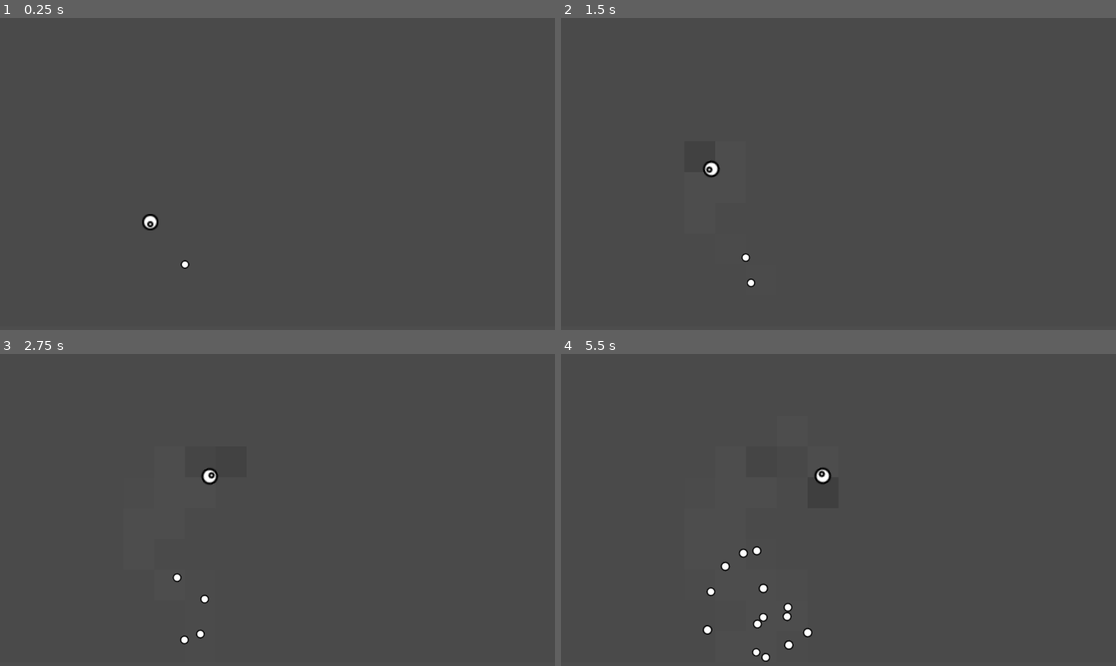
Above: before the commit, frames 1-4 (two rows, left to right).
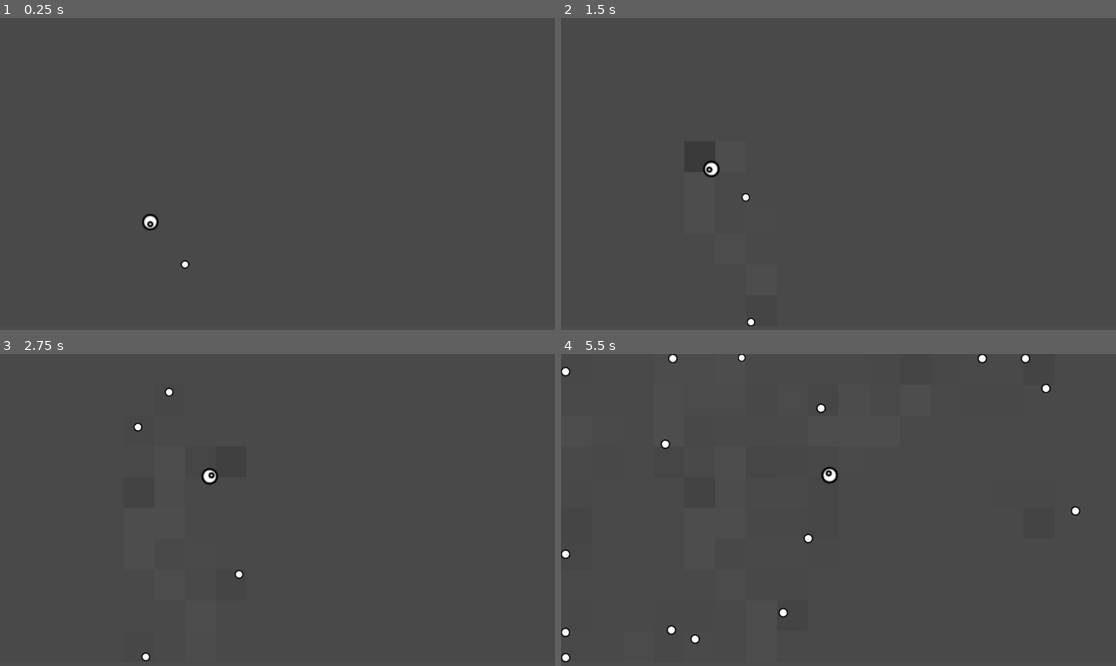
Above: after the commit, the same moments.

Repository: hevesg/bacteria
Game: Godot game, scene res://scenes/game/game.tscn
Two runs of this game, one before a commit and one after it. Both use one fixed random seed, a clock stepped at 60 frames per second and the inputs below.
Inputs:
- Up to frame 1 (0.25 s): no input
- Up to frame 2 (1.5 s): tap Enter at 0.5 s
- Up to frame 3 (2.75 s): no input
- Up to frame 4 (5.5 s): no input

The runs differ from the first frame. In frame 2, 0.1% of the frame differs, in the area x 32-36%, y 56-99%; in frame 3, 0.3%; in frame 4, 1.3%, in the area x 0-94%, y 0-99%.

Commit message:
refactor to organism

Diff:
--- a/scenes/algae/algae.gd
+++ b/scenes/algae/algae.gd
@@ -1,22 +1,17 @@
-class_name Algae extends Particle
+class_name Algae extends Organism
 
 const ALGAE_SCENE: PackedScene = preload("res://scenes/algae/algae.tscn")
 
 var split_energy: int = 2 * 10e3
-var alive: bool = true:
-	set(value):
-		alive = value
-		if not alive and sprite:
-			sprite.modulate = Color(1.0,1.0,1.0,0.5)
 
 func _process(delta: float) -> void:
-	if alive:
+	if isAlive():
 		energy += _suckEnergy(delta * 10e3)
 		energy -= delta * 10e2
 		if energy >= split_energy:
-			split()
+			split(ALGAE_SCENE)
 		if energy <= 0:
-			alive = false
+			die()
 	else:
 		if _cumulative_energy > 0:
 			_cumulative_energy -= _rot(delta * 10e2)
@@ -30,24 +25,3 @@
 		return amount
 	else:
 		return 0
-
-func _rot(amount: int) -> int:
-	if current_area:
-		amount = clampi(amount, 0, _cumulative_energy)
-		current_area.energy += amount
-		return amount
-	else:
-		return 0
-
-func split() -> void:
-	half()
-	var new_algae = ALGAE_SCENE.instantiate()
-	new_algae.position.x = position.x + 10.0
-	new_algae.position.y = position.y + 10.0
-	new_algae.rotation = rotation - PI
-	new_algae.energy = energy
-	apply_impulse(Vector2.UP.rotated(rotation) * 10e1 * mass)
-	apply_torque_impulse(randf_range(-10e2, 10e2))
-	get_parent().add_child(new_algae)
-	new_algae.apply_impulse(Vector2.UP.rotated(new_algae.rotation) * 10e1 * new_algae.mass)
-	new_algae.apply_torque_impulse(randf_range(-10e2, 10e2))
--- a/scenes/game/game.tscn
+++ b/scenes/game/game.tscn
@@ -9,7 +9,7 @@
 [node name="PetriDish" parent="." instance=ExtResource("2_7h61r")]
 position = Vector2(576, 320)
 size = Vector2i(18, 10)
-initial_energy_per_area = 30000
+initial_energy_per_area = 50000
 
 [node name="Herbivore" parent="." instance=ExtResource("1_sul5r")]
 position = Vector2(312, 424)
--- /dev/null
+++ b/scenes/organism.gd
@@ -0,0 +1,46 @@
+class_name Organism extends Particle
+
+var _alive: bool = true:
+	set(value):
+		_alive = value
+		if not _alive and sprite:
+			sprite.modulate = Color(1.0,1.0,1.0,0.5)
+
+func isAlive() -> bool:
+	return _alive
+
+func isDead() -> bool:
+	return not _alive
+
+func die() -> void:
+	_alive = false
+
+func jet(directional_strength: float, torque_strength: float = 0.0) -> void:
+	apply_impulse(Vector2.UP.rotated(rotation) * directional_strength)
+	apply_torque_impulse(torque_strength)
+
+func split(scene: PackedScene) -> void:
+	half()
+	var new_organism = scene.instantiate()
+	new_organism.position.x = position.x + 10.0
+	new_organism.position.y = position.y + 10.0
+	new_organism.rotation = rotation - PI
+	new_organism.energy = energy
+	get_parent().add_child(new_organism)
+	new_organism.jet(
+		10e2 * new_organism.mass,
+		randf_range(-10e2, 10e2) * new_organism.mass
+	)
+	jet(
+		10e2 * mass,
+		randf_range(-10e2, 10e2) * mass
+	)
+
+func _rot(amount: int) -> int:
+	if current_area:
+		amount = clampi(amount, 0, _cumulative_energy)
+		current_area.energy += amount
+		_cumulative_energy -= amount
+		return amount
+	else:
+		return 0
--- a/scenes/particle.gd
+++ b/scenes/particle.gd
@@ -39,6 +39,7 @@
 				value
 			)
 		current_area = value
+
 func half() -> void:
 	energy = energy / 2
 	_setMass(float(energy) / Globals.ENERGY_PER_SIZE)
Not shown, added: scenes/organism.gd.uid
